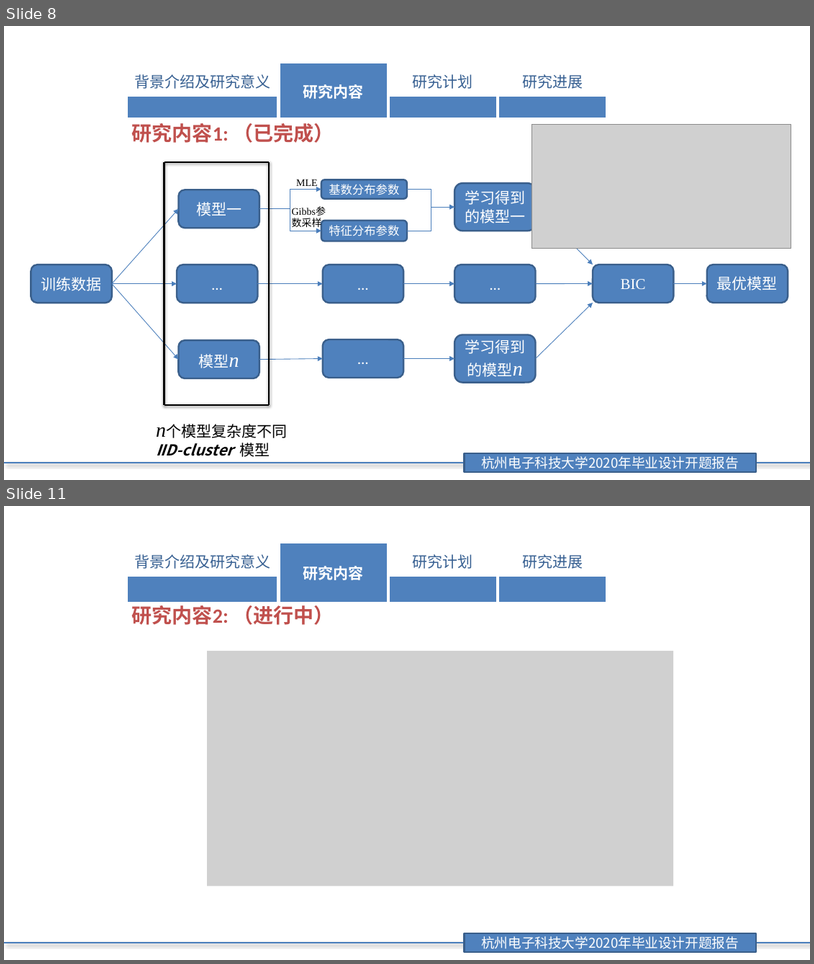
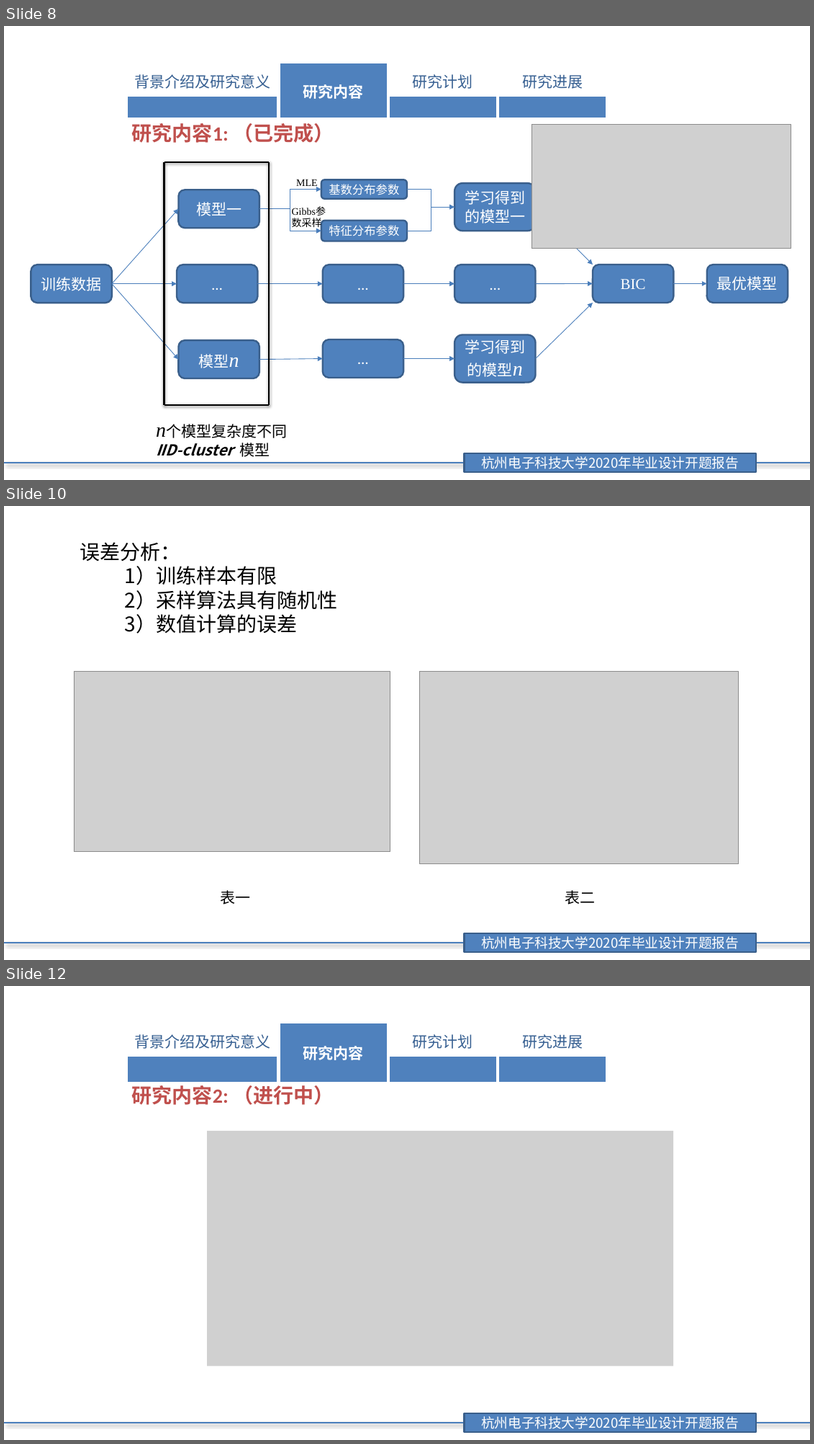
Before and after one commit to JeromeYHj214/Paper-Learning, a slide deck: 杨豪杰开题/论文答辩开题报告(杨豪杰).pptx. Shown one above the other, each under a label of ours: slides 8 and 11 before the commit, slides 8, 10 and 12 after it; the slides between them are not shown. The pictures are 814x964 and 814x1444 pixels, drawn with LibreOffice and Linux fonts; fonts in the diff are those of the drawing; grey boxes stand for pictures; background and template pictures are left out. Boxes give left, top, right and bottom in pixels: in the first picture for what was removed or moved away, otherwise in the second. Text is boxed around its words. In the diff, an @@ line names an element or a change of style, - is before the commit and + after.

```diff
--- a/杨豪杰开题/论文答辩开题报告(杨豪杰).pptx
+++ b/杨豪杰开题/论文答辩开题报告(杨豪杰).pptx
@@ slide 10 added at box(4, 506, 810, 960), background #FFFFFF; not listed: 2 template elements that a slide beside it also shows @@
@@ text added at box(80, 542, 338, 633), 24 pt, text #000000 @@
+误差分析：
+1）训练样本有限
+2）采样算法具有随机性
+3）数值计算的误差
@@ picture added at box(74, 671, 390, 852) @@
@@ picture added at box(419, 671, 739, 864) @@
@@ text added at box(220, 890, 250, 904), 18 pt, text #000000 @@
+表一
@@ text added at box(566, 890, 596, 904), 18 pt, text #000000 @@
+表二
@@ what was slide 11 is now slide 12 @@
```
Also in this commit, not shown: 6 slides changed, 5 other files.
